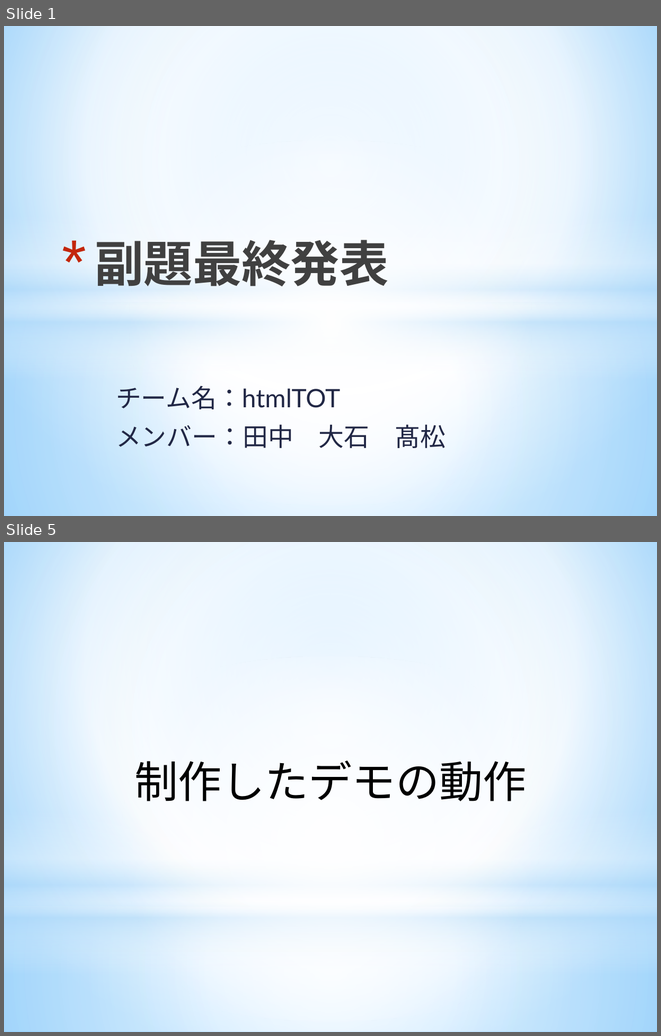
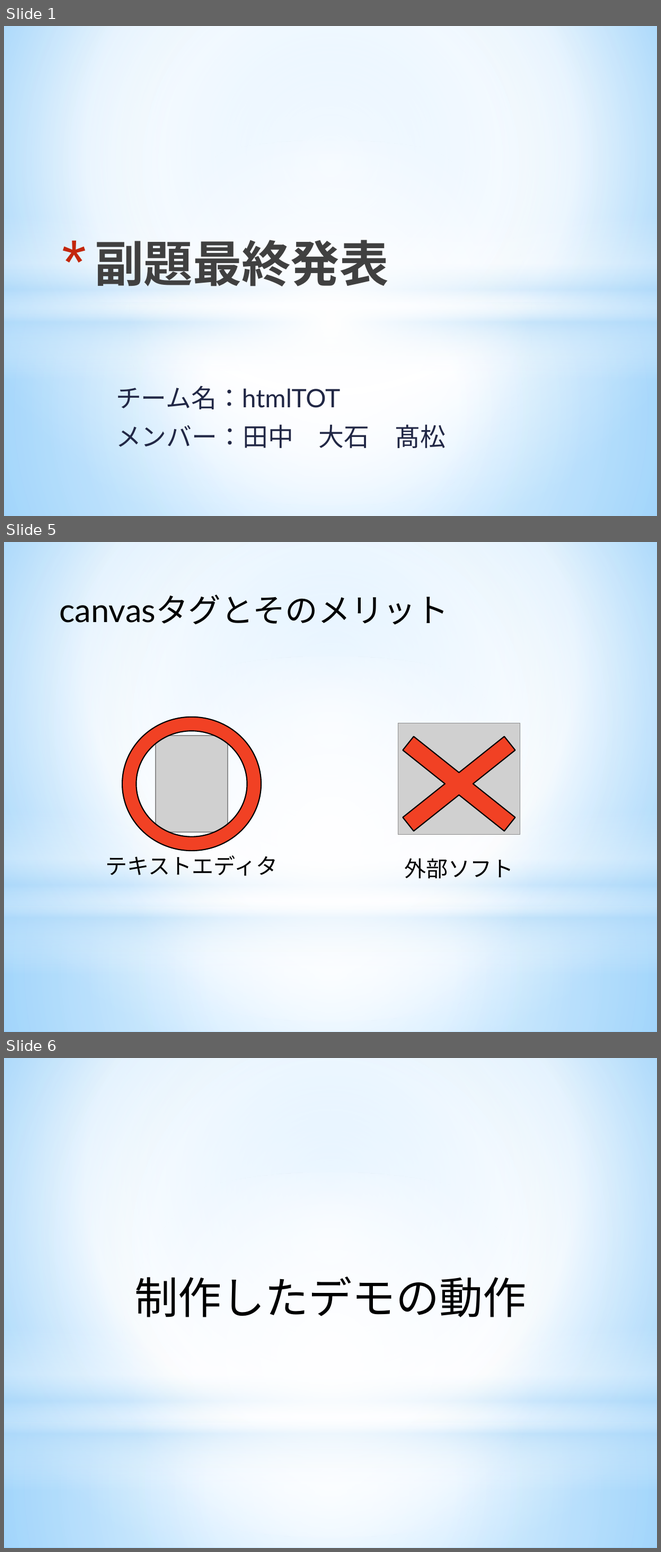
Before and after one commit to ooishitakamatutanaka/html5_final, a slide deck: 最終発表用.pptx. Shown one above the other, each under a label of ours: slides 1 and 5 before the commit, slides 1, 5 and 6 after it; the slides between them are not shown. The pictures are 661x1036 and 661x1552 pixels, drawn with LibreOffice and Linux fonts; fonts in the diff are those of the drawing; grey boxes stand for pictures. Boxes give left, top, right and bottom in pixels: in the first picture for what was removed or moved away, otherwise in the second. Text is boxed around its words. In the diff, an @@ line names an element or a change of style, - is before the commit and + after.

```diff
--- a/最終発表用.pptx
+++ b/最終発表用.pptx
@@ slide 5 added at [4, 542, 657, 1032], background gradient #9ED5FF to #FFFFFF to #5BB9FF; not listed: 4 template elements that a slide beside it also shows @@
@@ text added at [59, 594, 449, 625], 36 pt, text #000000 @@
+canvasタグとそのメリット
@@ cross added at [361, 706, 556, 861], fill #F14124, outline #000000 1.25 pt @@
@@ donut added at [122, 717, 261, 851], fill #F14124, outline #000000 1.25 pt @@
@@ picture added at [398, 723, 520, 835] @@
@@ picture added at [156, 735, 228, 832] @@
@@ text added at [106, 855, 278, 876], 24 pt, text #000000 @@
+テキストエディタ
@@ text added at [405, 858, 513, 879], 24 pt, text #000000 @@
+外部ソフト
@@ what was slide 5 is now slide 6 @@
```
Also in this commit, not shown: 3 other slides added, 3 slides removed.
